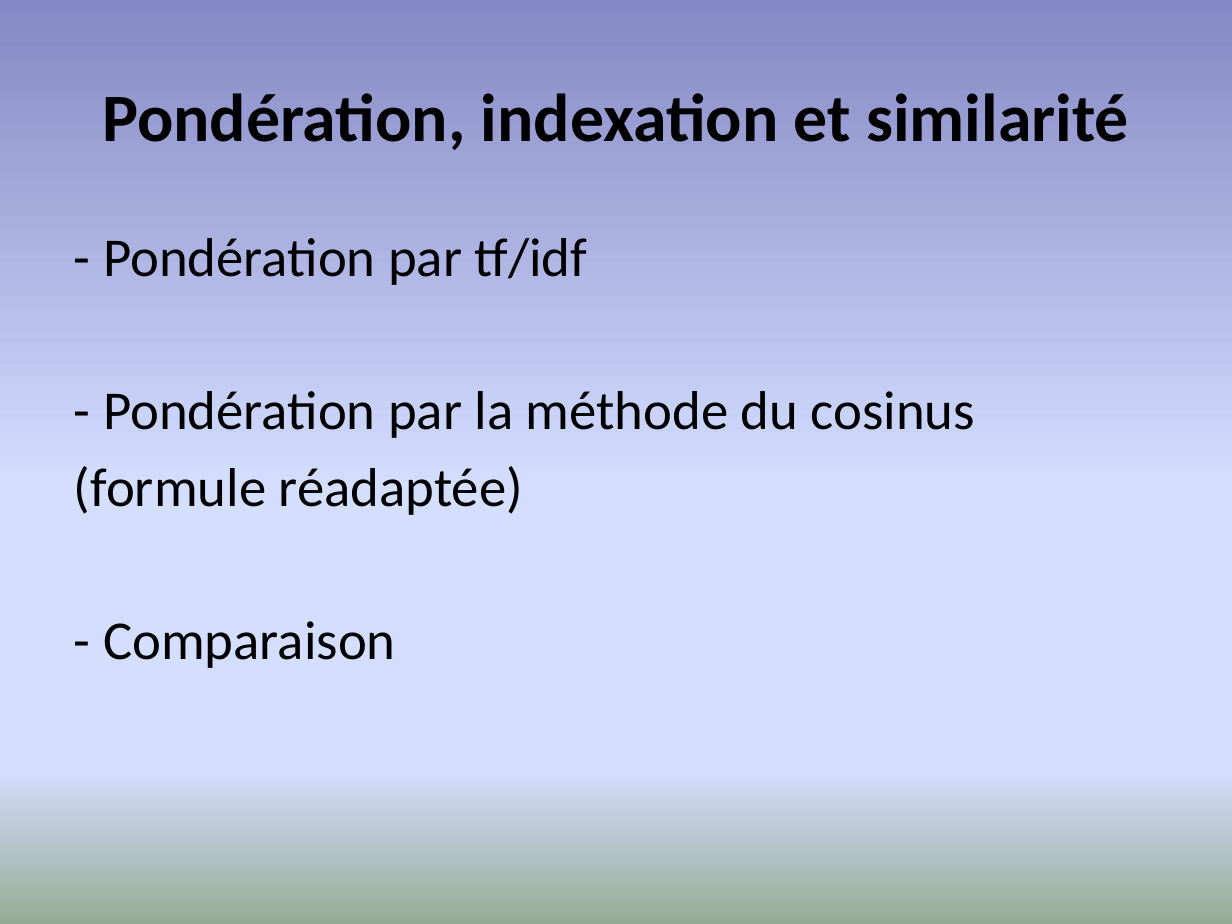
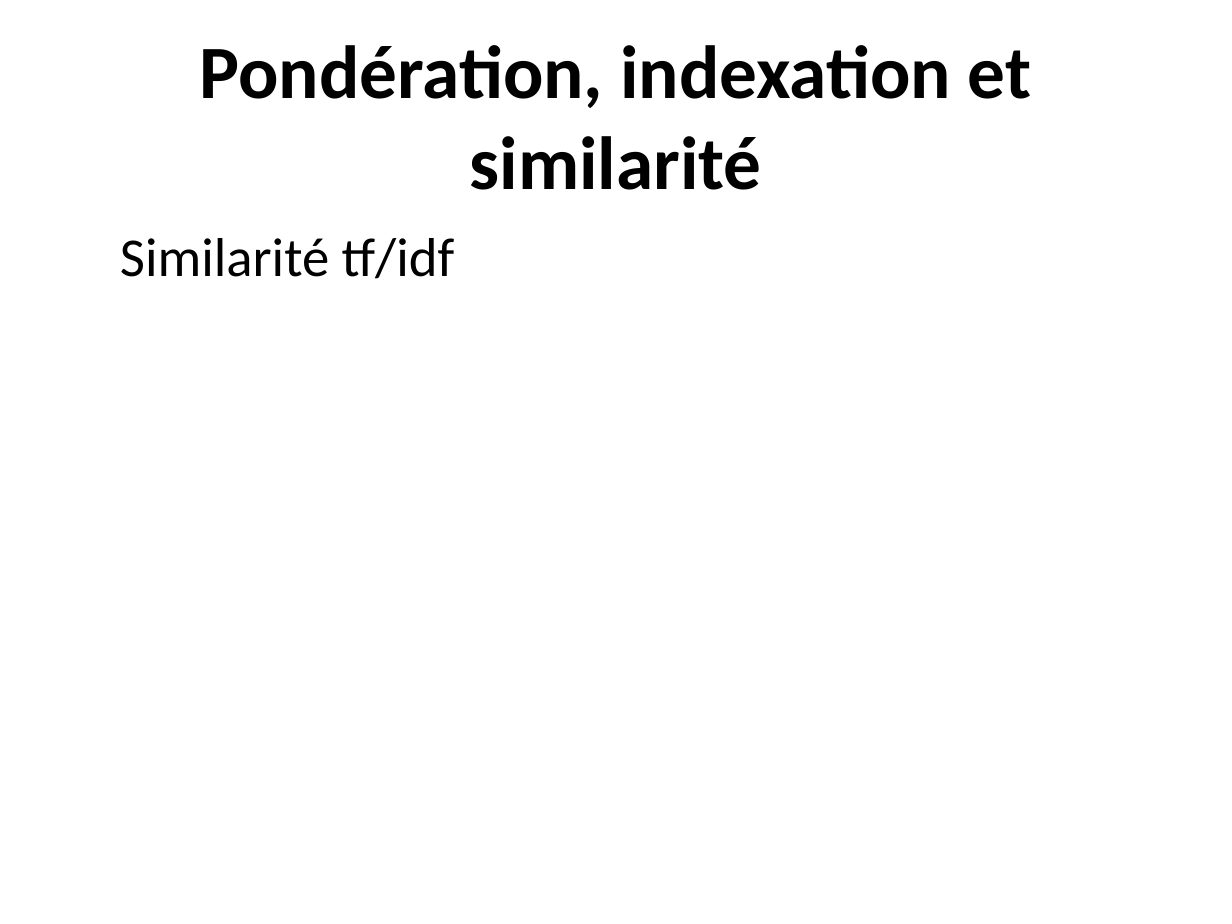
Before and after one commit to clemorelensai/TextminingMaAbCl, a slide deck: slide 8 of Projet Webdatamining.pptx (slide 6 before the commit). Drawn at 1232x924 pixels with LibreOffice and Linux fonts; fonts in the diff are those of the drawing. Boxes give left, top, right and bottom in pixels: in the first picture for what was removed or moved away, otherwise in the second. Text is boxed around its words. In the diff, an @@ line names an element or a change of style, - is before the commit and + after.

```diff
--- a/Projet Webdatamining.pptx
+++ b/Projet Webdatamining.pptx
@@ background gradient #8488C4 to #D4DEFF to #96AB94 to #FFFFFF @@
@@ text "Pondération, indexation et similarité" at box(199, 45, 1031, 190): size 39.6 to 44 pt @@
@@ text at box(120, 238, 455, 279): text changed @@
-- Pondération par tf/idf
-- Pondération par la méthode du cosinus
-(formule réadaptée)
-- Comparaison
+Similarité tf/idf
```
Also in this commit, not shown: 6 other slides changed, 3 slides added, 2 slides removed, 1 other file.
